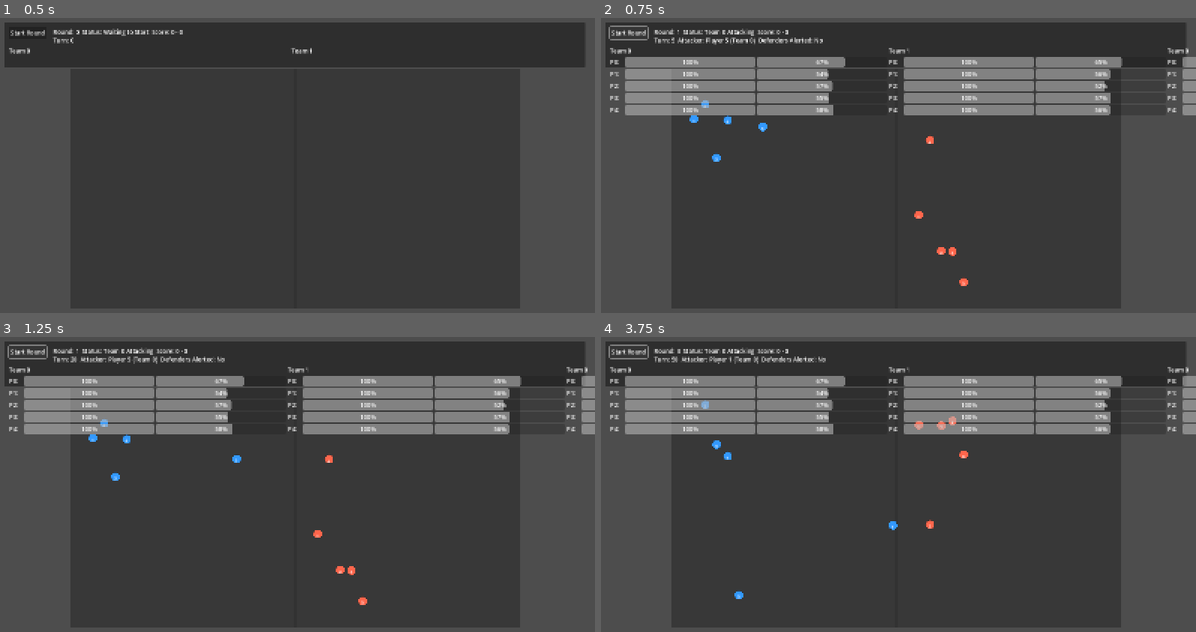
Above: before the commit, frames 1-4 (two rows, left to right).
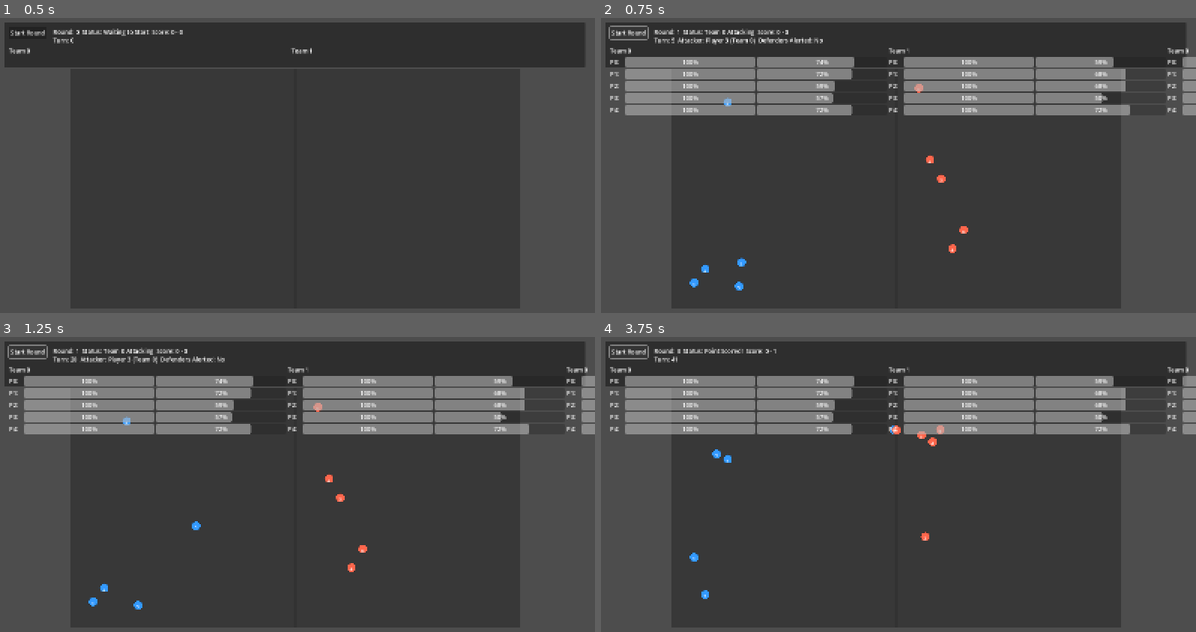
Above: after the commit, the same moments.

Repository: jami47/Hadudu-AI-Game
Game: Godot game, scene res://game/Game.tscn
Two runs of this game, one before a commit and one after it. Both use one fixed random seed, a clock stepped at 60 frames per second and the inputs below.
Inputs:
- Up to frame 1 (0.5 s): no input
- Up to frame 2 (0.75 s): click "Start Round" at 0.5 s
- Up to frame 3 (1.25 s): no input
- Up to frame 4 (3.75 s): click "Start Round" at 1.25 s; click "Start Round" at 2 s

Frame 1 is identical in both runs. In frame 2, 1.5% of the frame differs, in the area x 14-89%, y 7-93%; in frame 3, 1.5%; in frame 4, 2.0%, in the area x 11-89%, y 3-89%.

Commit message:
3.06 - randomness is more apparent now in rounds

Diff:
--- a/game/AI.gd
+++ b/game/AI.gd
@@ -200,45 +200,39 @@
 			for scored_move in scored_moves:
 				moves.append(scored_move["move"])
 	else:
-		# Defenders are alerted: prioritize returning to own court while avoiding defenders
+		# URGENT ESCAPE MODE: Defenders are alerted, must return home immediately!
 		var direction_to_home: Vector2
 		if team == 0:  # Team 0 wants to go left (towards smaller x)
 			direction_to_home = Vector2(-1, 0)
 		else:  # Team 1 wants to go right (towards larger x)
 			direction_to_home = Vector2(1, 0)
 
-		# Find closest defender to avoid
-		var closest_defender_pos: Vector2 = Vector2.ZERO
-		var min_defender_distance := INF
+		# Collect all defender positions for comprehensive evasion
+		var all_defenders: Array = []
 		for player in state["players"]:
 			if int(player.get("team", 0)) != team:  # This is a defender
 				var defender_pos := player.get("pos", Vector2.ZERO) as Vector2
-				var distance := attacker_pos.distance_to(defender_pos)
-				if distance < min_defender_distance:
-					min_defender_distance = distance
-					closest_defender_pos = defender_pos
+				all_defenders.append(defender_pos)
 
 		var scored_moves: Array = []
 		for direction in dirs:
-			var alignment_score := direction.normalized().dot(direction_to_home)
-
-			# Strong bonus for moving away from ALL defenders
-			if closest_defender_pos != Vector2.ZERO:
-				var new_pos := attacker_pos + direction
-				var evasion_bonus := 0.0
-
-				# Check distance from ALL defenders, not just closest
-				for player in state["players"]:
-					if int(player.get("team", 0)) != team:
-						var defender_pos := player.get("pos", Vector2.ZERO) as Vector2
-						var current_dist := attacker_pos.distance_to(defender_pos)
-						var new_dist := new_pos.distance_to(defender_pos)
-						if new_dist > current_dist:
-							evasion_bonus += 0.3  # Bonus for moving away from each defender
-
-				alignment_score += evasion_bonus
-
-			scored_moves.append({"move": direction, "score": alignment_score})
+			# MASSIVE priority for moves toward home court
+			var alignment_score := direction.normalized().dot(direction_to_home) * 100.0  # Increased from implicit 1.0
+
+			# Calculate total evasion bonus from ALL defenders
+			var new_pos := attacker_pos + direction
+			var total_evasion_bonus := 0.0
+
+			for defender_pos in all_defenders:
+				var current_dist := attacker_pos.distance_to(defender_pos)
+				var new_dist := new_pos.distance_to(defender_pos)
+				if new_dist > current_dist:
+					total_evasion_bonus += 2.0  # Increased evasion bonus per defender
+				else:
+					total_evasion_bonus -= 5.0  # Heavy penalty for getting closer to any defender
+
+			var final_score := alignment_score + total_evasion_bonus
+			scored_moves.append({"move": direction, "score": final_score})
 
 		scored_moves.sort_custom(func(a, b): return a["score"] > b["score"])
 		for scored_move in scored_moves:
--- a/game/Game.gd
+++ b/game/Game.gd
@@ -8,8 +8,8 @@
 
 @export var energy_min: float = 60.0
 @export var energy_max: float = 100.0
-@export var speed_min: float = 100.0
-@export var speed_max: float = 140.0
+@export var speed_min: float = 98.0   # Minimum speed for playability
+@export var speed_max: float = 157.0  # Maximum speed for variety
 
 @export var field_rect: Rect2 = Rect2(200, 140, 1200, 640) # x,y,w,h
 
@@ -173,7 +173,25 @@
 			p.player_id = i
 			p.team = t
 			p.max_energy = _rng.randf_range(energy_min, energy_max)
-			p.base_speed = _rng.randf_range(speed_min, speed_max)
+			# Create more natural speed variation system
+			var base_speed: float = 125.0  # Central speed value
+
+			# Generate player-specific speed with wider, more realistic distribution
+			var speed_variation: float = _rng.randf_range(-25.0, 25.0)  # ±25 speed difference
+			var secondary_variation: float = _rng.randf_range(-8.0, 8.0)  # Additional randomness
+
+			# Apply team-based slight bias for balance (subtle, not game-breaking)
+			var team_bias: float = 0.0
+			if t == _attacking_team:
+				team_bias = _rng.randf_range(-2.0, 4.0)  # Slight attacking advantage sometimes
+			else:
+				team_bias = _rng.randf_range(-3.0, 3.0)  # More balanced defending range
+
+			# Calculate final speed with all factors
+			var calculated_speed: float = base_speed + speed_variation + secondary_variation + team_bias
+
+			# Ensure reasonable speed bounds with some extreme outliers allowed
+			p.base_speed = clamp(calculated_speed, 95.0, 160.0)
 			p.energy = p.max_energy
 			p.speed = p.base_speed
 
@@ -373,10 +391,14 @@
 	if attacker == null:
 		return
 
+	# Variable alert distance for more unpredictable gameplay
+	var dynamic_alert_range: float = close_range_threshold + _rng.randf_range(-15.0, 10.0)
+	dynamic_alert_range = max(30.0, dynamic_alert_range)  # Minimum 30 units
+
 	var defenders := _get_defenders(players)
 	for defender in defenders:
 		var distance := attacker.global_position.distance_to(defender.global_position)
-		if distance <= close_range_threshold:
+		if distance <= dynamic_alert_range:
 			_defenders_alerted = true
 			print("[Game] Defenders alerted! Attacker got within range of Player %d" % (defender.player_id + 1))
 			break
@@ -399,8 +421,7 @@
 		var defenders := _get_defenders(players)
 		var attacker_pos := attacker.global_position if attacker else Vector2.ZERO
 
-		# Debug: Print how many defenders are moving
-		print("[Game] Processing %d defenders chasing attacker at %v" % [defenders.size(), attacker_pos])
+		# All defenders chase the attacker when alerted
 
 		for defender in defenders:
 			# Ensure all defenders move towards attacker with simplified direct approach
@@ -411,9 +432,6 @@
 			if distance_to_attacker > 5.0:  # Only move if not too close
 				var chase_move := {"delta": direction_to_attacker * move_distance}
 				_apply_player_move(defender, chase_move)
-				print("[Game] Defender %d (Team %d) chasing attacker: distance=%.1f, move=%v" % [defender.player_id + 1, defender.team, distance_to_attacker, chase_move["delta"]])
-			else:
-				print("[Game] Defender %d (Team %d) too close to attacker, staying put" % [defender.player_id + 1, defender.team])
 
 	# All other players (non-attacking team members and non-designated attacker) should not move
 	# They'll stay in place due to the restriction system
@@ -432,9 +450,14 @@
 		var is_defender: bool = (player.team == _defending_team and _defenders_alerted)
 
 		if is_attacker and _defenders_alerted:
-			base_scale *= 1.3  # Attacker escape boost
+			# Variable escape boost based on energy and randomness for unpredictability
+			var energy_factor: float = energy_ratio * 0.3  # 0.0 to 0.3 bonus
+			var random_boost: float = _rng.randf_range(1.2, 1.6)  # 1.2x to 1.6x variable boost
+			base_scale *= (random_boost + energy_factor)
 		elif is_defender:
-			base_scale *= 1.2  # Give defenders a chase boost when alerted
+			# Defenders get consistent but varied chase advantage
+			var chase_boost: float = _rng.randf_range(1.05, 1.25)  # 1.05x to 1.25x variable boost
+			base_scale *= chase_boost
 
 		var max_displacement: float = speedf * base_scale
 
